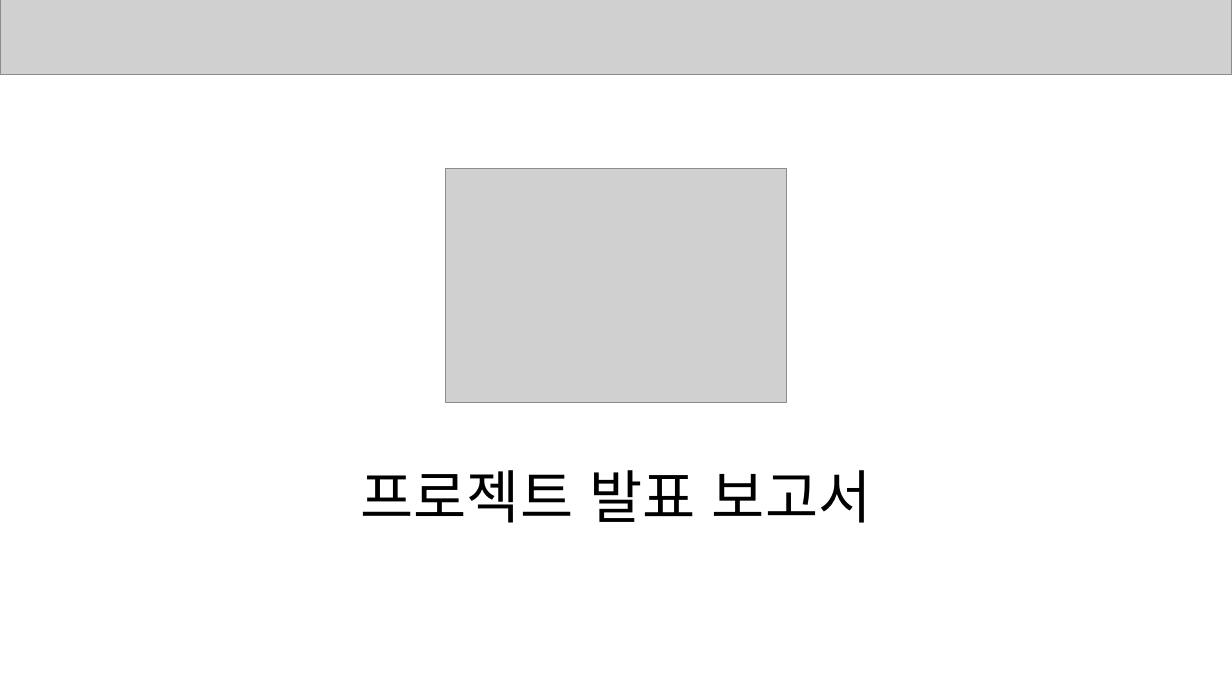
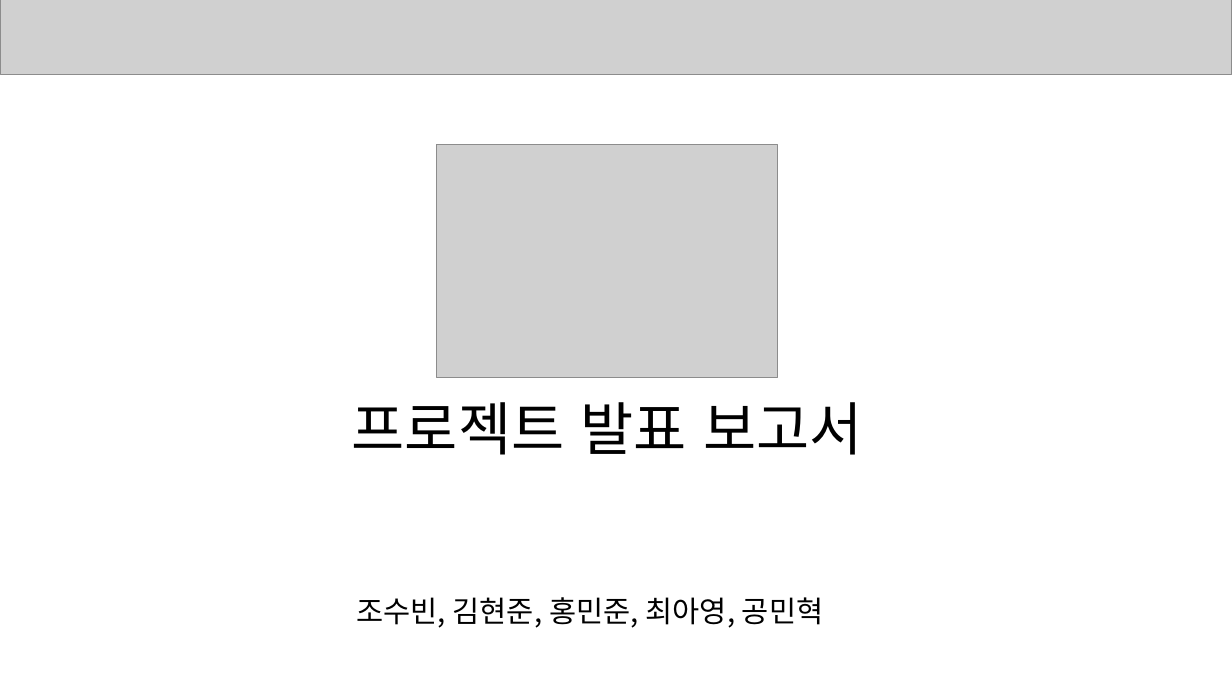
Before and after one commit to SleepingAlbaricoque/swiftER, a slide deck: slide 1 of swiftER 발표 보고서.pptx. Drawn at 1232x693 pixels with LibreOffice and Linux fonts; fonts in the diff are those of the drawing; grey boxes stand for pictures. Boxes give left, top, right and bottom in pixels: in the first picture for what was removed or moved away, otherwise in the second. Text is boxed around its words. In the diff, an @@ line names an element or a change of style, - is before the commit and + after.

```diff
--- a/swiftER 발표 보고서.pptx
+++ b/swiftER 발표 보고서.pptx
@@ picture: place and size @@
-picture at box(445, 168, 786, 402)
+picture at box(437, 144, 777, 378)
@@ text "프로젝트 발표 보고서": place and size @@
-text "프로젝트 발표 보고서" at box(361, 470, 871, 523)
+text "프로젝트 발표 보고서" at box(352, 402, 862, 455)
@@ text added at box(356, 597, 823, 628), 23 pt, text #000000 @@
+조수빈, 김현준, 홍민준, 최아영, 공민혁
```
Also in this commit, not shown: 3 other slides changed, 1 slide added, 1 slide removed.
